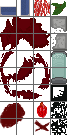
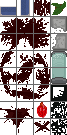
The second 67 x 135 image is a revision of the first. Changes to its layers:
renamed "cryo_1" to "blood", moved it above "Ebene 16", painted on it over <box>34,0,50,67</box>
added layer "Ebene 16" above "big_blood1 #1" over <box>0,18,50,50</box>
renamed "wall_broken" to "big_blood1 #1", moved it above "Ebene 17", painted on it over <box>0,17,50,100</box>
removed layer "X" over <box>33,120,50,133</box>
renamed "Ebene 6" to "big_blood3", moved it above "Ebene 12", painted on it over <box>0,103,47,133</box>
renamed "Ebene 5" to "Ebene 12", showed it, moved it above "Ebene 14", painted on it over <box>0,0,50,133</box>
renamed "big_blood1" to "Ebene 14", painted on it over <box>0,51,50,133</box>
renamed "big_blood1" to "Ebene 11 Kopie 2", hid it, painted on it over <box>0,17,50,133</box>
renamed "blood" to "wall_broken Kopie", moved it above "wall_broken", painted on it over <box>34,0,50,49</box>
renamed "plant" to "X", moved it above "Ebene 6", painted on it over <box>33,1,50,133</box>
removed layer "big_blood3" over <box>0,103,26,129</box>
renamed "couch" to "grid", painted on it over <box>0,0,50,133</box>
renamed "grid" to "Ebene 5", hid it, painted on it over <box>0,0,50,133</box>
